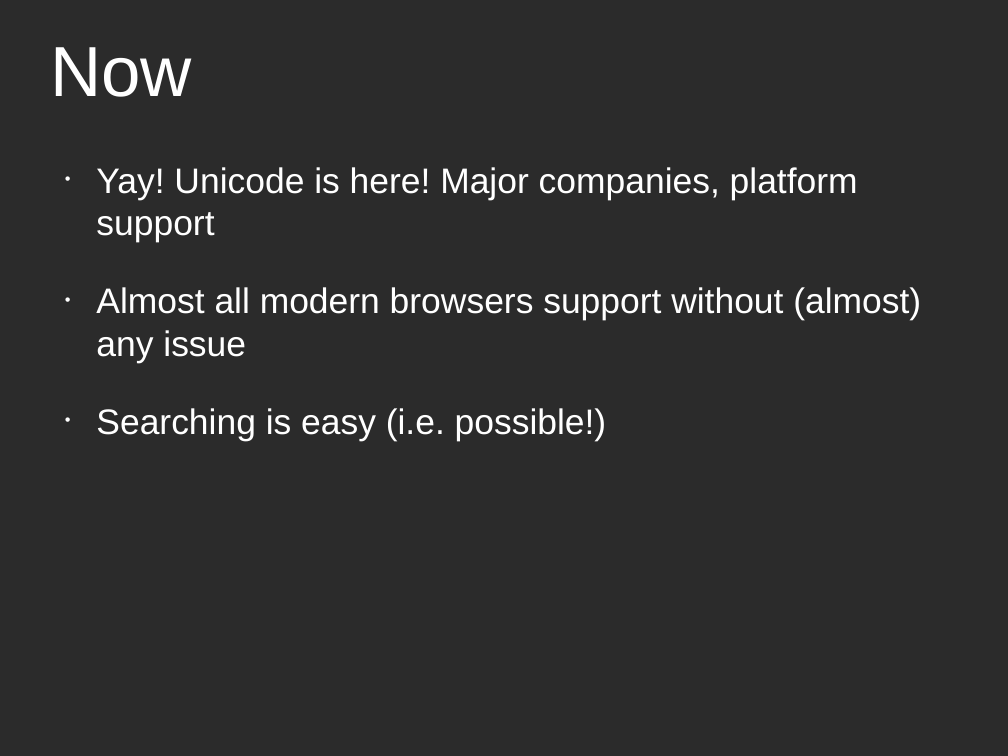
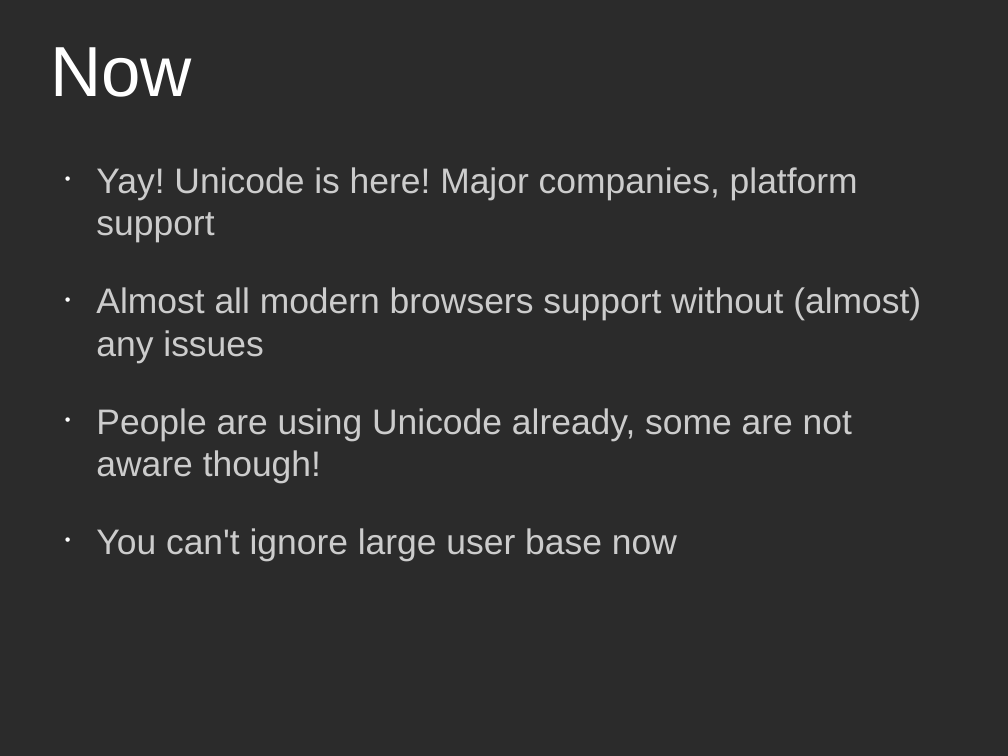
Before and after one commit to kartikm/talks, a slide deck: slide 5 of unicode-and-openweb_FCRS-CEPT_18122009.odp. Drawn at 1008x756 pixels with LibreOffice and Linux fonts; fonts in the diff are those of the drawing; background and template pictures are left out; a plain dark background stands for a picture behind light text. Boxes give left, top, right and bottom in pixels: in the first picture for what was removed or moved away, otherwise in the second. Text is boxed around its words. In the diff, an @@ line names an element or a change of style, - is before the commit and + after.

```diff
--- a/unicode-and-openweb_FCRS-CEPT_18122009.odp
+++ b/unicode-and-openweb_FCRS-CEPT_18122009.odp
@@ text at bbox=[96, 167, 858, 243]: text colour #FFFFFF to #CCCCCC in "Yay! Unicode is here! Major companies, platform ..." @@
@@ text at bbox=[96, 287, 921, 561]: text changed; text colour #FFFFFF to #CCCCCC @@
-• Almost all modern browsers support without (almost) any issue
-• Searching is easy (i.e. possible!)
+• Almost all modern browsers support without (almost) any issues
+• People are using Unicode already, some are not aware though!
+• You can't ignore large user base now
```
Also in this commit, not shown: 7 other slides changed, 1 other file.
